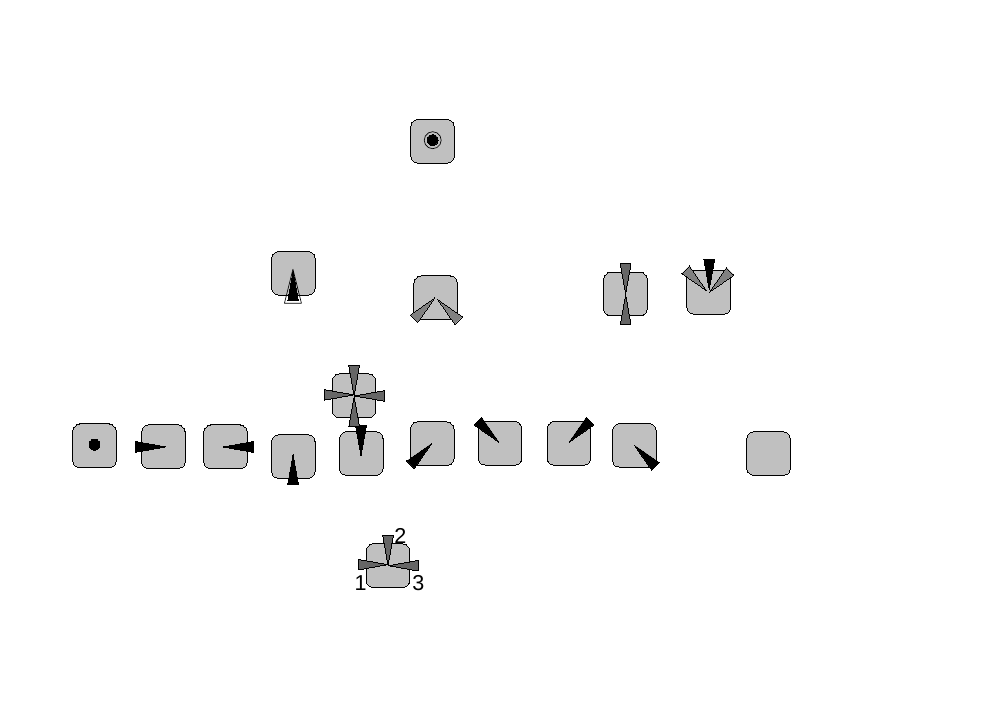
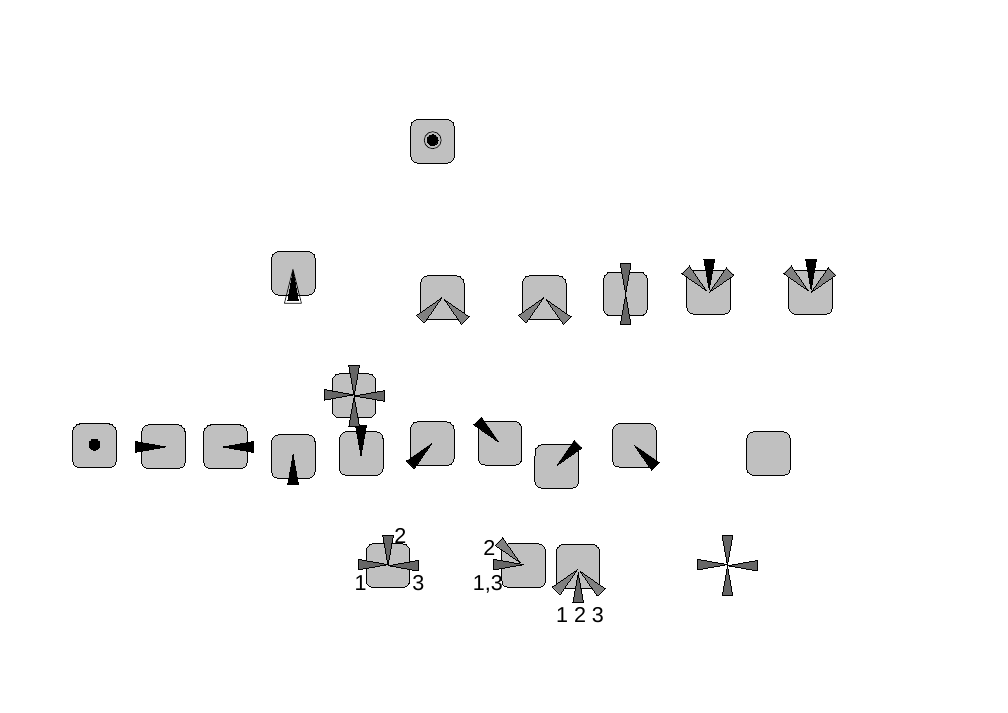
Before and after one commit to me-no-dev/multiwii, a slide deck: slide 3 of branches/Hamburger/MultiWii-StickConfiguration-22_v0-577215664.odp. Drawn at 1008x713 pixels with LibreOffice and Linux fonts; fonts in the diff are those of the drawing. Boxes give left, top, right and bottom in pixels: in the first picture for what was removed or moved away, otherwise in the second. Text is boxed around its words. In the diff, an @@ line names an element or a change of style, - is before the commit and + after.

```diff
--- a/branches/Hamburger/MultiWii-StickConfiguration-22_v0-577215664.odp
+++ b/branches/Hamburger/MultiWii-StickConfiguration-22_v0-577215664.odp
@@ triangle added at [784, 266, 812, 294], fill #808080, outline #000000 0 pt @@
@@ triangle added at [806, 260, 817, 289], fill #000000, outline #000000 0 pt @@
@@ triangle added at [808, 268, 836, 296], fill #808080, outline #000000 0 pt @@
@@ 2 triangles, 1 freeform shape: place and size @@
-2 triangles, 1 freeform shape at [410, 276, 462, 324]
+2 triangles, 1 freeform shape at [417, 276, 469, 324]
@@ triangle added at [519, 294, 547, 322], fill #808080, outline #000000 0 pt @@
@@ freeform shape added at [523, 276, 567, 320], fill #C0C0C0, outline #000000 0 pt @@
@@ triangle added at [543, 296, 571, 324], fill #808080, outline #000000 0 pt @@
@@ freeform shape added at [789, 271, 833, 315], fill #C0C0C0, outline #000000 0 pt @@
@@ freeform shape: place and size @@
-freeform shape at [548, 422, 592, 466]
+freeform shape at [535, 444, 579, 488]
@@ triangle: place and size @@
-triangle at [565, 417, 593, 445]
+triangle at [553, 440, 581, 468]
@@ triangle added at [723, 535, 733, 565], fill #666666, outline #000000 0 pt @@
@@ group added at [473, 538, 546, 593]: 2 triangles, 2 texts, 1 freeform shape @@
+1,3
+2
@@ triangle added at [698, 559, 727, 569], fill #666666, outline #000000 0 pt @@
@@ triangle added at [723, 566, 733, 595], fill #666666, outline #000000 0 pt @@
@@ triangle added at [729, 560, 758, 571], fill #666666, outline #000000 0 pt @@
@@ group added at [552, 544, 605, 623]: 3 triangles, 1 freeform shape, 1 text @@
+1 2 3
```
Also in this commit, not shown: 1 other slide changed, 1 other file.
